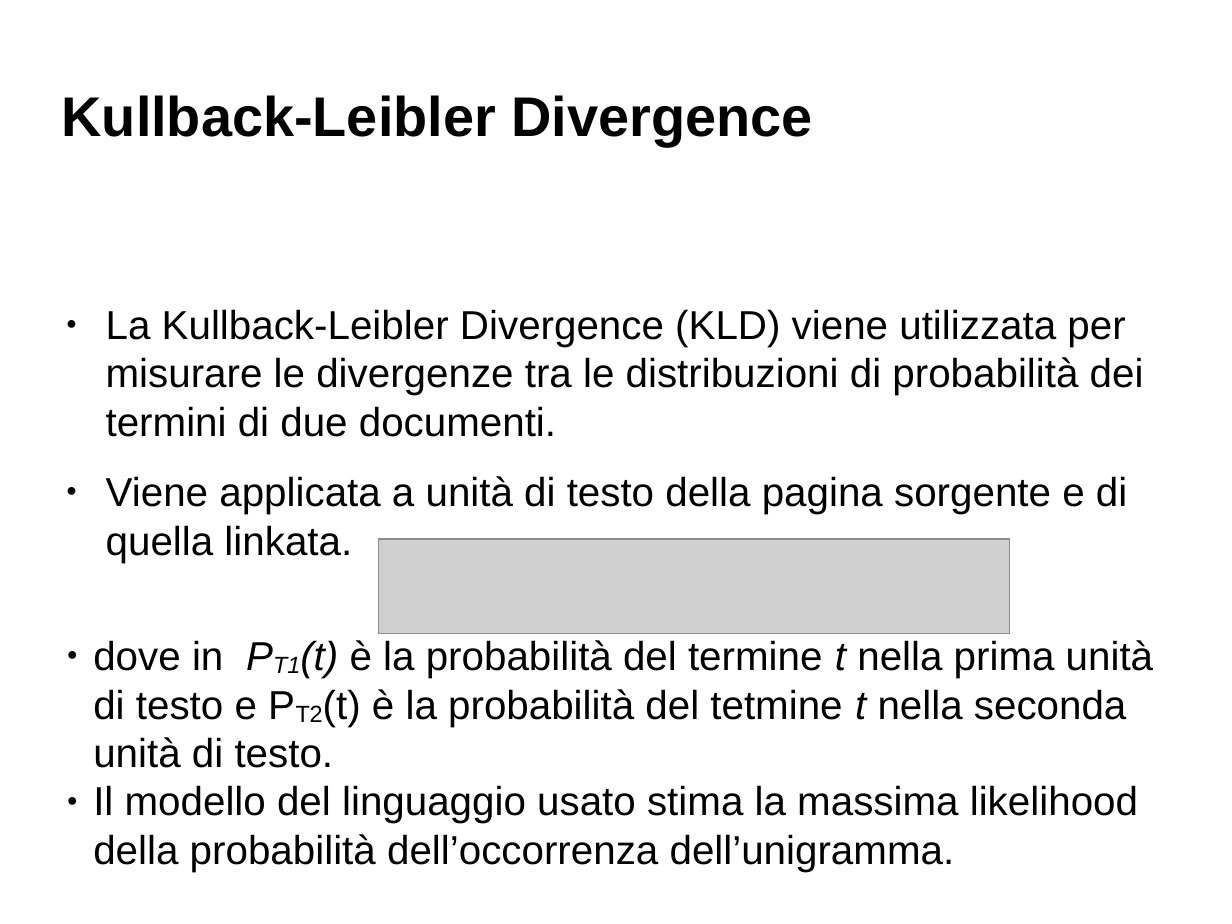
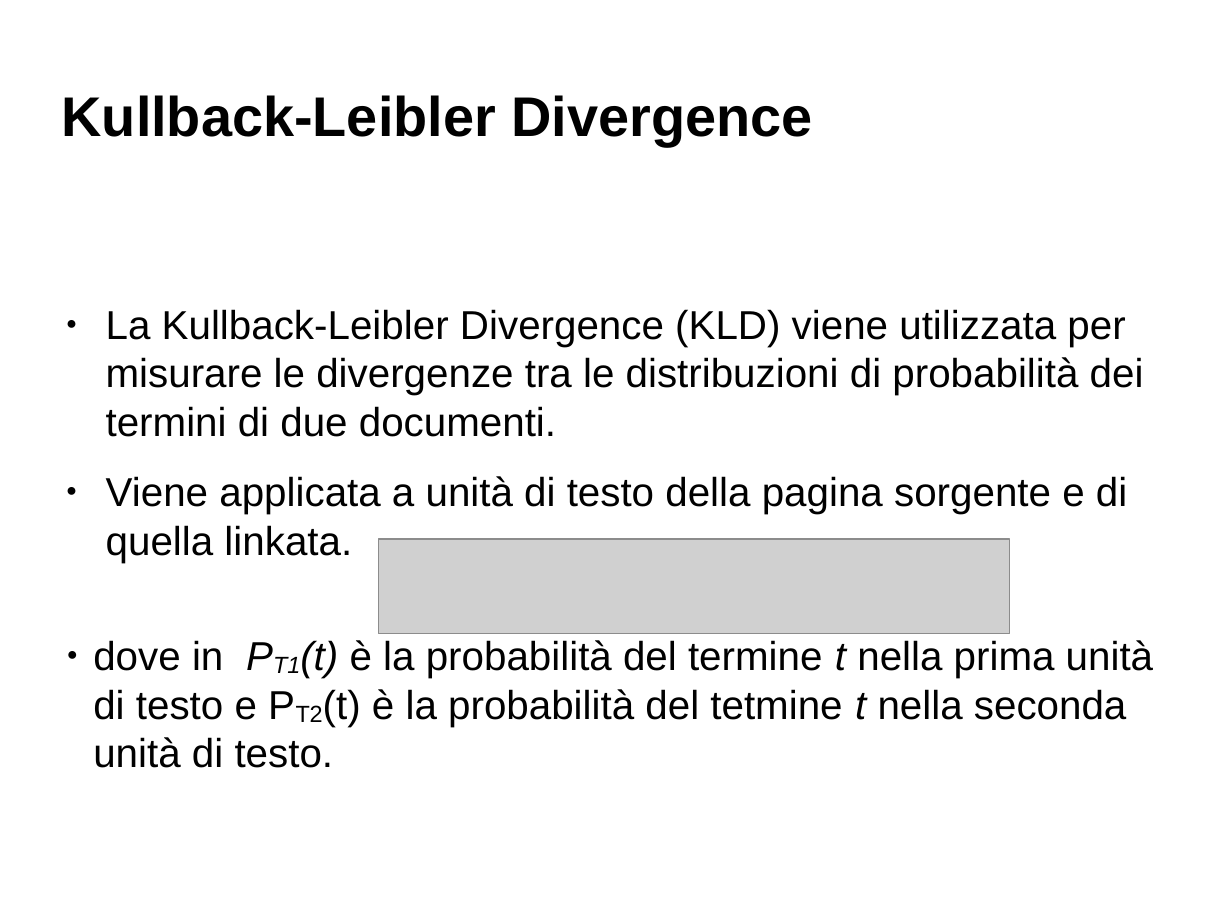
Before and after one commit to Toolanto/presentation, a slide deck: slide 36 of presentazione.odp (slide 33 before the commit). Drawn at 1232x924 pixels with LibreOffice and Linux fonts; fonts in the diff are those of the drawing; grey boxes stand for pictures; background and template pictures are left out. Boxes give left, top, right and bottom in pixels: in the first picture for what was removed or moved away, otherwise in the second. Text is boxed around its words. In the diff, an @@ line names an element or a change of style, - is before the commit and + after.

```diff
--- a/presentazione.odp
+++ b/presentazione.odp
@@ text at (x1=93, y1=785, x2=1138, y2=872): paragraph removed @@
-● Il modello del linguaggio usato stima la massima likelihood della probabilità dell’occorrenza dell’unigramma.
```
Also in this commit, not shown: 7 other slides changed, 3 slides added, 1 slide removed.
